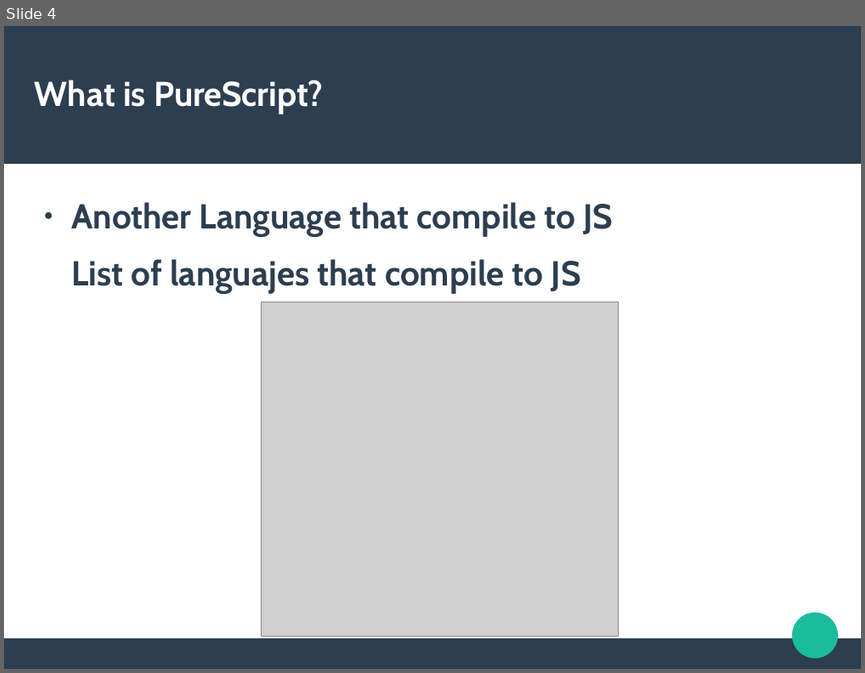
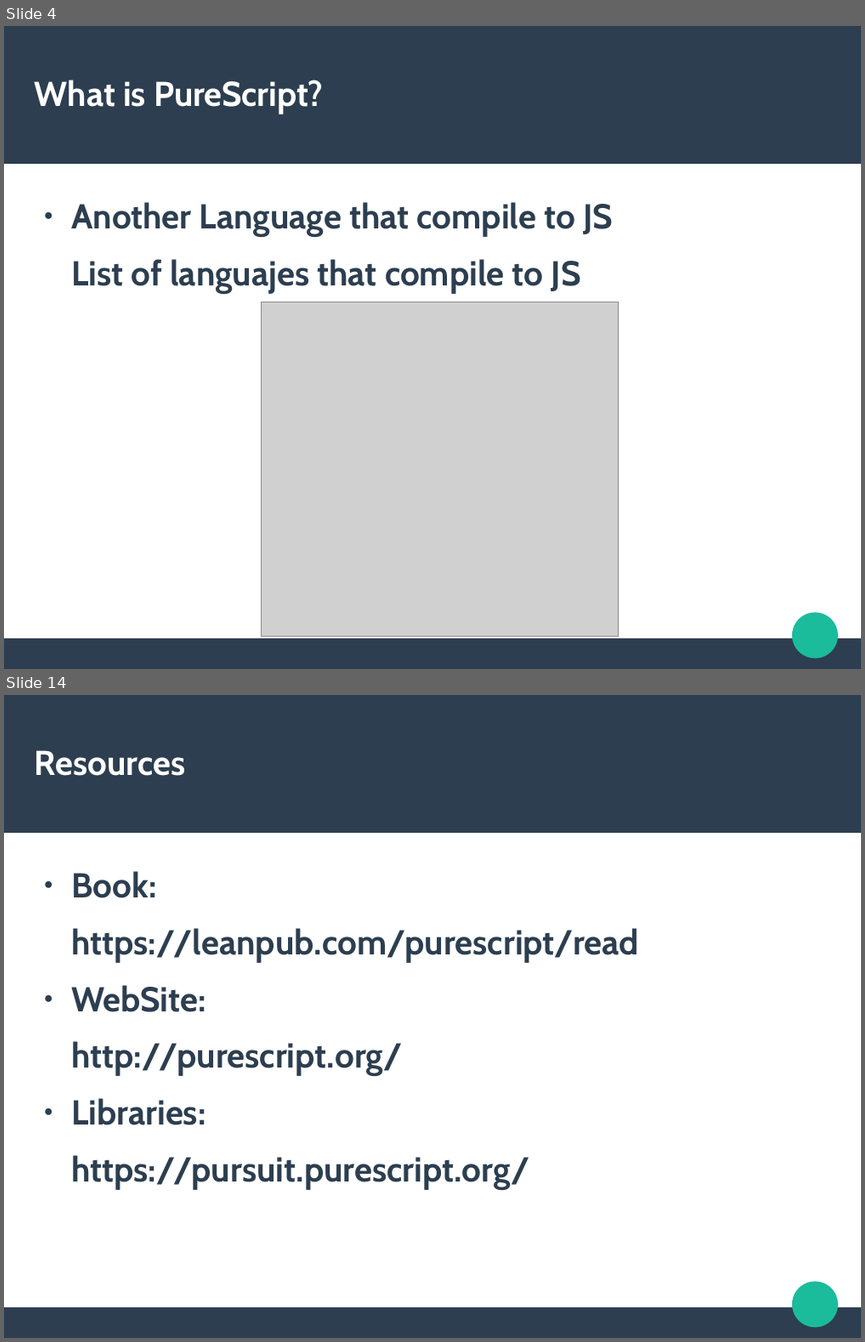
Before and after one commit to CristhianMotoche/ExPS, a slide deck: Presentation.odp. Shown one above the other, each under a label of ours: slide 4 before the commit, slides 4 and 14 after it; the slides between them are not shown. The pictures are 865x673 and 865x1342 pixels, drawn with LibreOffice and Linux fonts; fonts in the diff are those of the drawing; grey boxes stand for pictures. Boxes give left, top, right and bottom in pixels: in the first picture for what was removed or moved away, otherwise in the second. Text is boxed around its words. In the diff, an @@ line names an element or a change of style, - is before the commit and + after.

```diff
--- a/Presentation.odp
+++ b/Presentation.odp
@@ slide 14 added at [4,695,861,1338], background #FFFFFF; not listed: 3 template elements that a slide beside it also shows @@
@@ title added at [35,750,185,776], 31.9 pt, text #FFFFFF, bold @@
+Resources
@@ text added at [71,871,639,1189], 32 pt, text #2C3E50, bold @@
+● Book:
+https://leanpub.com/purescript/read
+● WebSite:
+http://purescript.org/
+● Libraries:
+https://pursuit.purescript.org/
```
Also in this commit, not shown: 1 slide changed, 8 other slides added, 1 other file.
